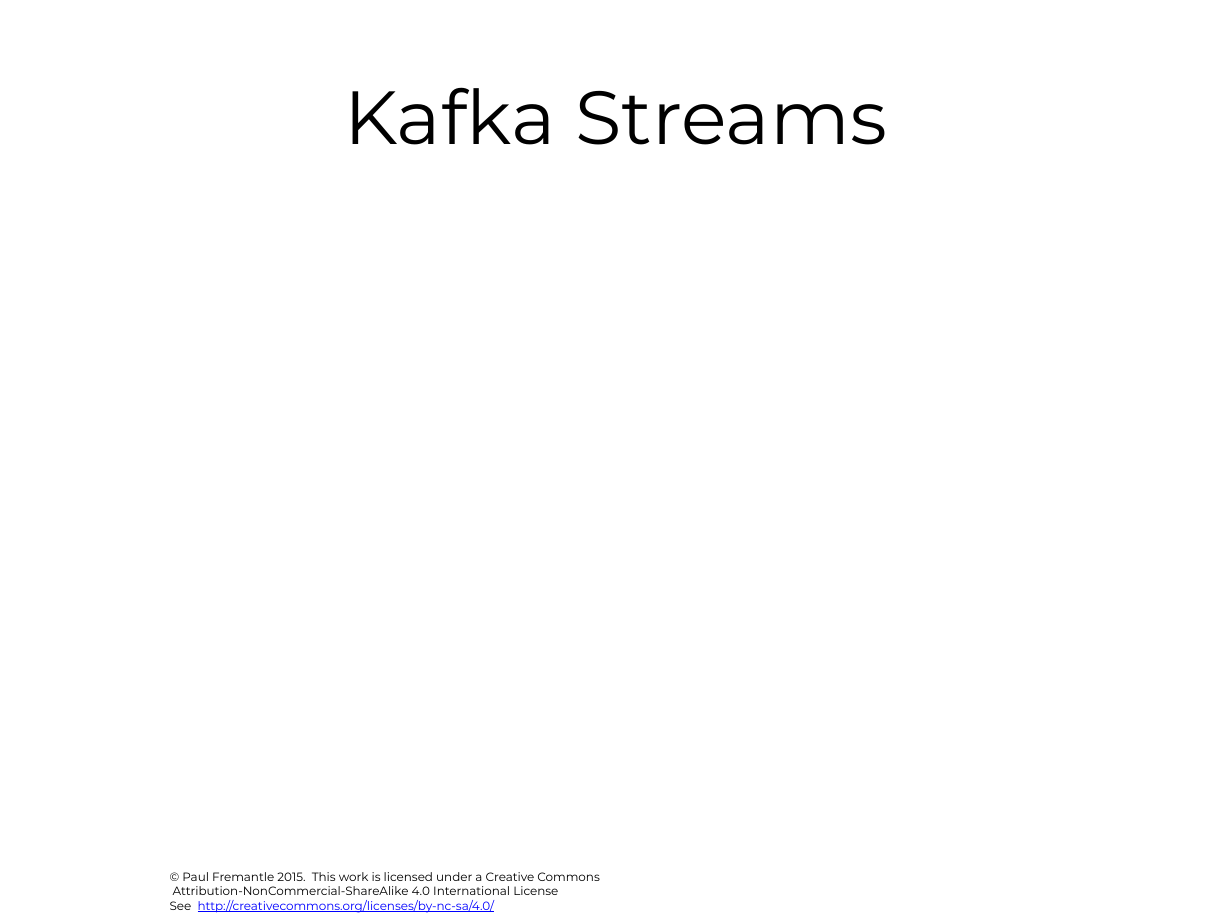
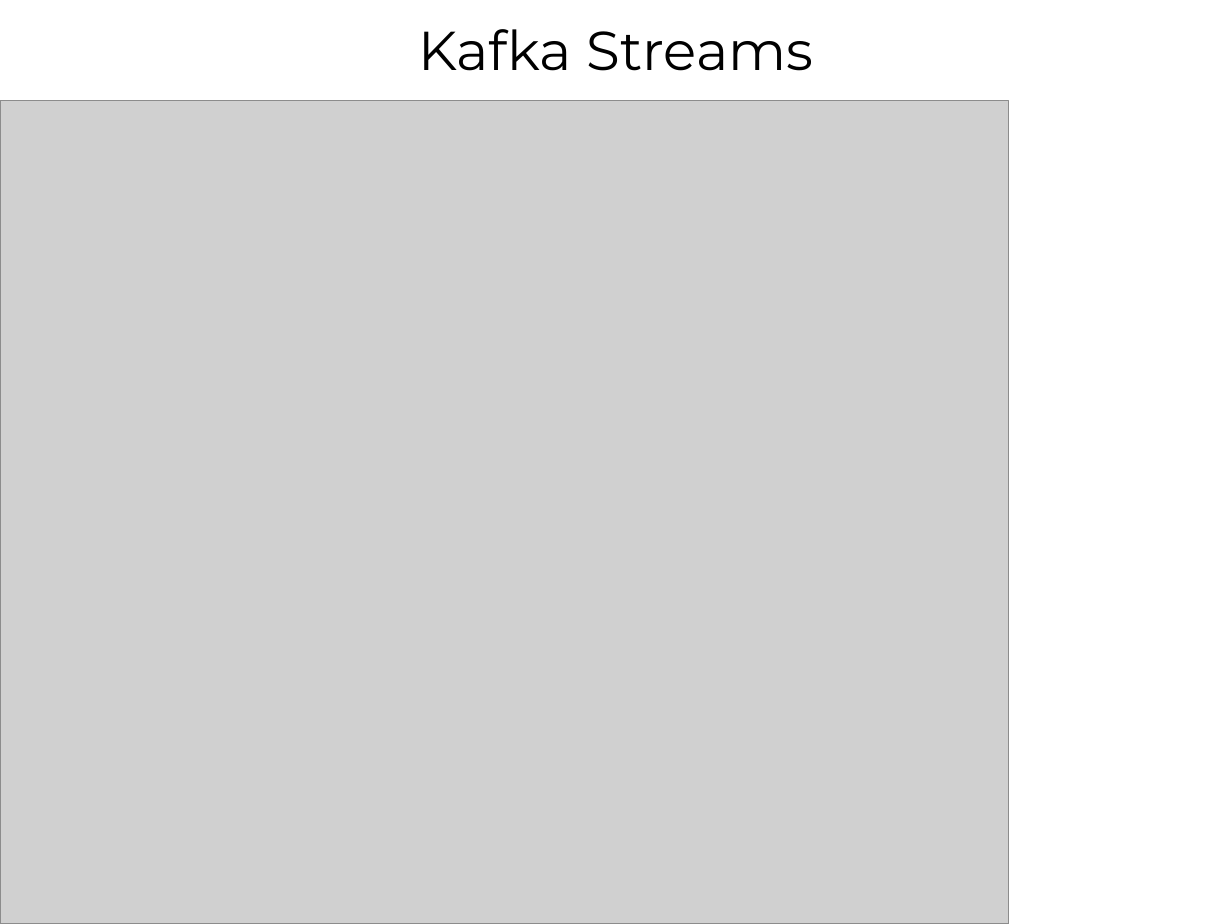
Before and after one commit to pzfreo/ox-clo, a slide deck: slide 22 of pres-source/11-realtime-bigdata.pptx (slide 19 before the commit). Drawn at 1232x924 pixels with LibreOffice and Linux fonts; fonts in the diff are those of the drawing; grey boxes stand for pictures; background and template pictures are left out. Boxes give left, top, right and bottom in pixels: in the first picture for what was removed or moved away, otherwise in the second. Text is boxed around its words. In the diff, an @@ line names an element or a change of style, - is before the commit and + after.

```diff
--- a/pres-source/11-realtime-bigdata.pptx
+++ b/pres-source/11-realtime-bigdata.pptx
@@ title "Kafka Streams" at <box>418,29,814,71</box>: size 44 to 32 pt @@
@@ picture added at <box>0,101,1009,924</box> @@
@@ text removed at <box>170,872,599,913</box> @@
-© Paul Fremantle 2015. This work is licensed under a Creative Commons
-Attribution-NonCommercial-ShareAlike 4.0 International License
-See http://creativecommons.org/licenses/by-nc-sa/4.0/
```
Also in this commit, not shown: 1 other slide changed, 4 slides added, 2 other files.
